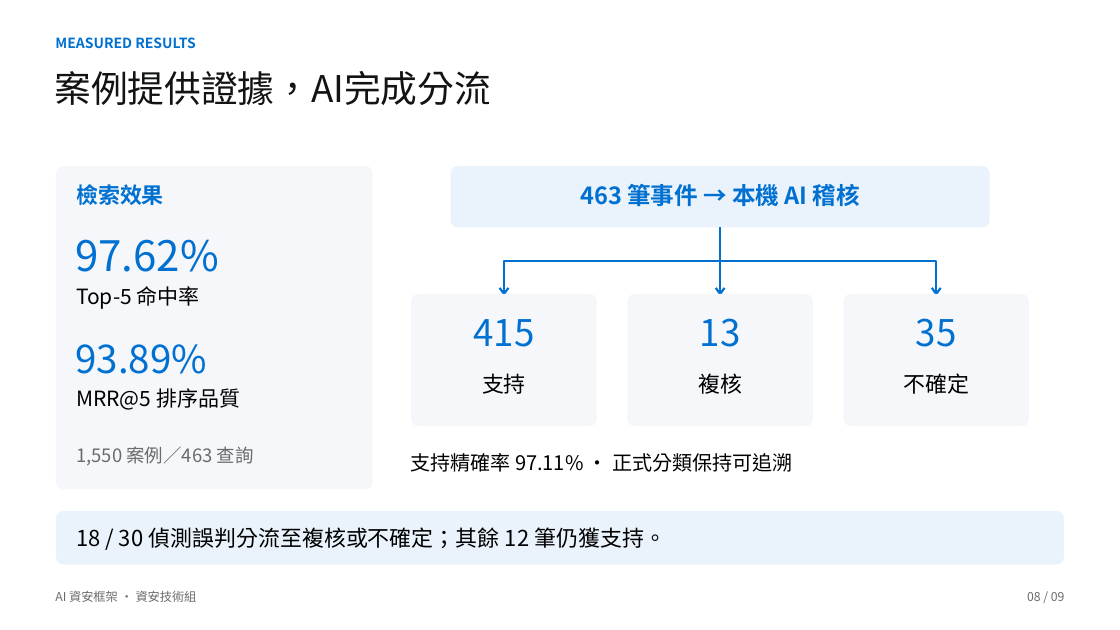
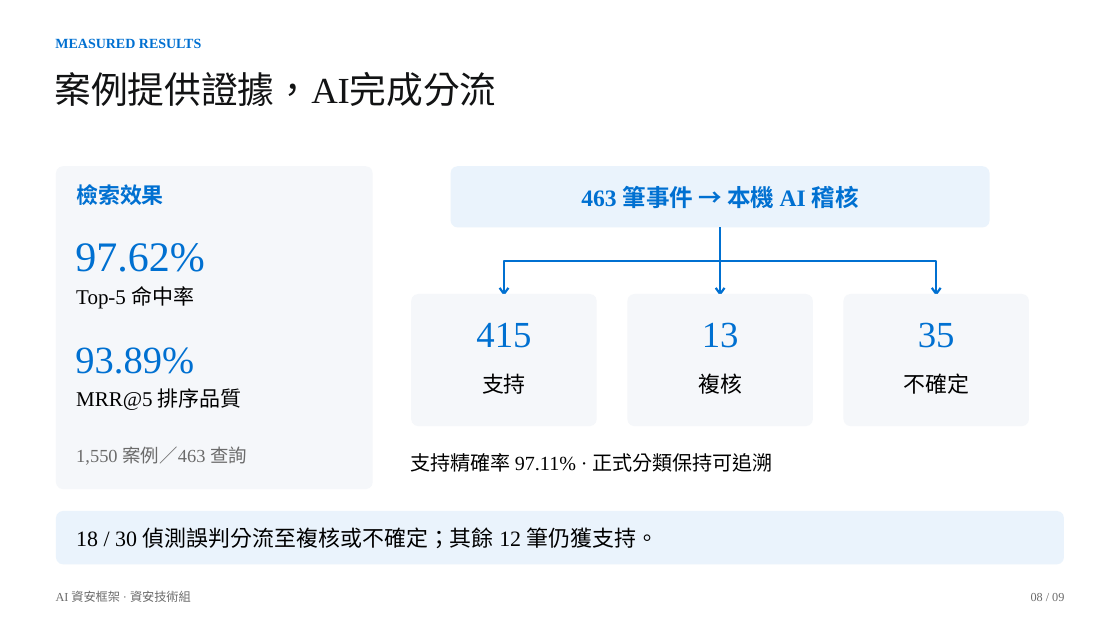
Before and after one commit to Lily09-project/innoserve-competition, a slide deck: slide 8 of deliverables/決賽簡報_AI資安框架.pptx. Drawn at 1120x630 pixels with LibreOffice and Linux fonts; fonts in the diff are those of the drawing. Boxes give left, top, right and bottom in pixels: in the first picture for what was removed or moved away, otherwise in the second. Text is boxed around its words. In the diff, an @@ line names an element or a change of style, - is before the commit and + after.

Commit message:
Move reserved film to opening and set Chinese and Latin slide fonts

```diff
--- a/deliverables/決賽簡報_AI資安框架.pptx
+++ b/deliverables/決賽簡報_AI資安框架.pptx
@@ font Noto Sans CJK TC to Times New Roman in 15 elements at (x1=76, y1=286, x2=194, y2=309), (x1=56, y1=591, x2=191, y2=602), (x1=76, y1=527, x2=659, y2=548), (x1=702, y1=322, x2=739, y2=348), (x1=918, y1=322, x2=955, y2=348), (x1=410, y1=453, x2=773, y2=472), (x1=476, y1=322, x2=531, y2=348), (x1=76, y1=446, x2=247, y2=465), (x1=581, y1=186, x2=859, y2=208), (x1=55, y1=72, x2=497, y2=106), (x1=75, y1=347, x2=194, y2=374), (x1=75, y1=243, x2=204, y2=272), (x1=1031, y1=593, x2=1064, y2=601), (x1=76, y1=388, x2=242, y2=410), (x1=55, y1=38, x2=201, y2=48) @@
```
Also in this commit, not shown: 8 other slides changed, 27 other files.
